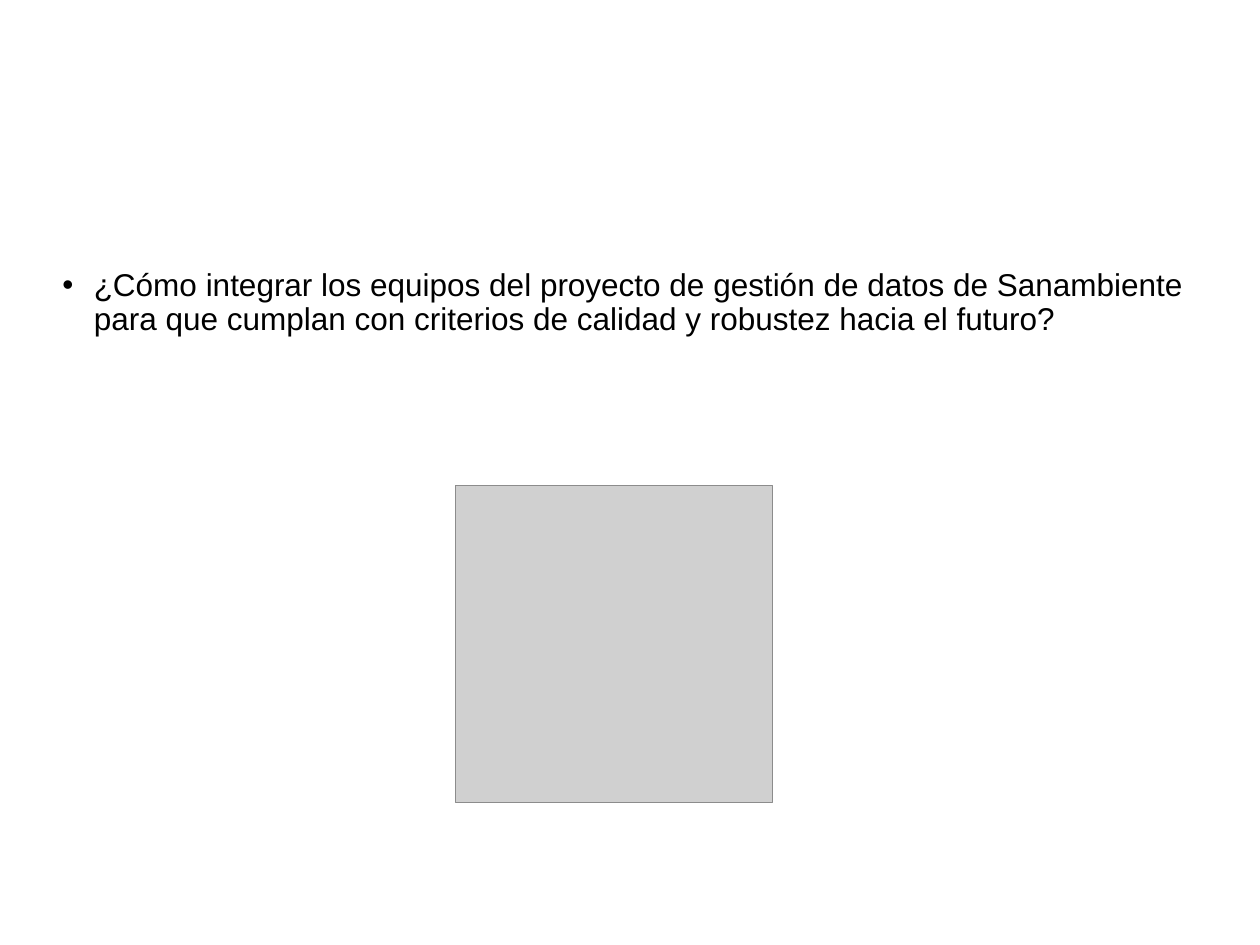
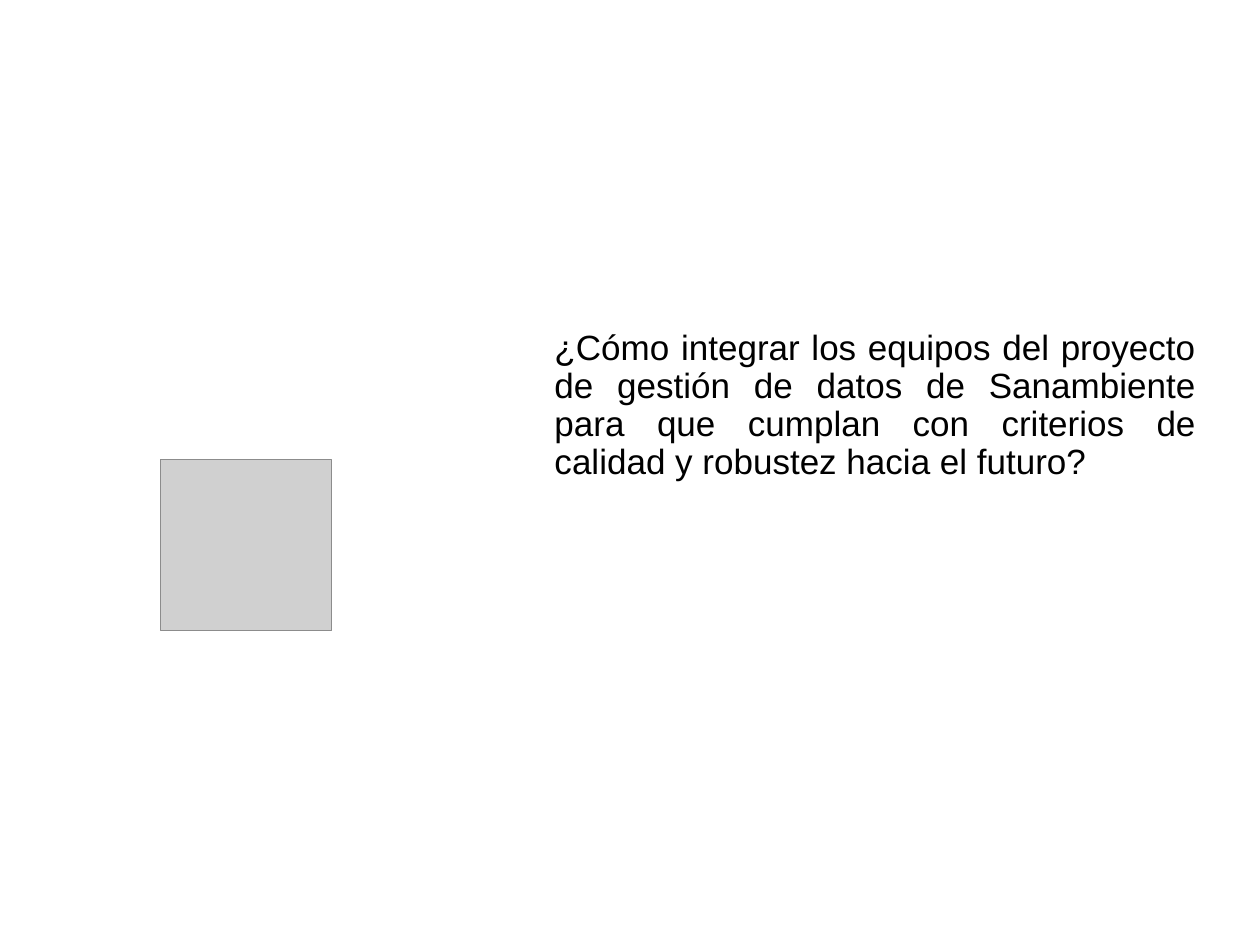
Before and after one commit to cristianpazu/Proyecto-Sanambiente, a slide deck: slide 7 of Documento(s) de proyecto de grado/Presentación del proyecto de grado.pptx (slide 6 before the commit). Drawn at 1260x945 pixels with LibreOffice and Linux fonts; fonts in the diff are those of the drawing; grey boxes stand for pictures; background and template pictures are left out. Boxes give left, top, right and bottom in pixels: in the first picture for what was removed or moved away, otherwise in the second. Text is boxed around its words. In the diff, an @@ line names an element or a change of style, - is before the commit and + after.

Commit message:
Se sigue modificando las diapositivas para la sustentación

```diff
--- a/Documento(s) de proyecto de grado/Presentación del proyecto de grado.pptx
+++ b/Documento(s) de proyecto de grado/Presentación del proyecto de grado.pptx
@@ title removed at (489,273,531,297) @@
-2. Planteamiento del problema
@@ text "¿Cómo integrar los equipos del ...": place and size @@
-text "¿Cómo integrar los equipos del ..." at (94,272,1183,336)
+text "¿Cómo integrar los equipos del ..." at (554,334,1196,480)
@@ text "¿Cómo integrar los equipos del ..." at (554,334,1196,480): size 18 to 20 pt; alignment left to justified; bullet • to none @@
@@ title added at (23,345,470,460), 25 pt, text #FFFFFF, bold @@
+Formulación del problema
@@ picture: place and size @@
-picture at (455,485,772,803)
+picture at (160,460,331,631)
```
Also in this commit, not shown: 8 other slides changed, 4 slides added, 1 slide removed, 1 other file.
